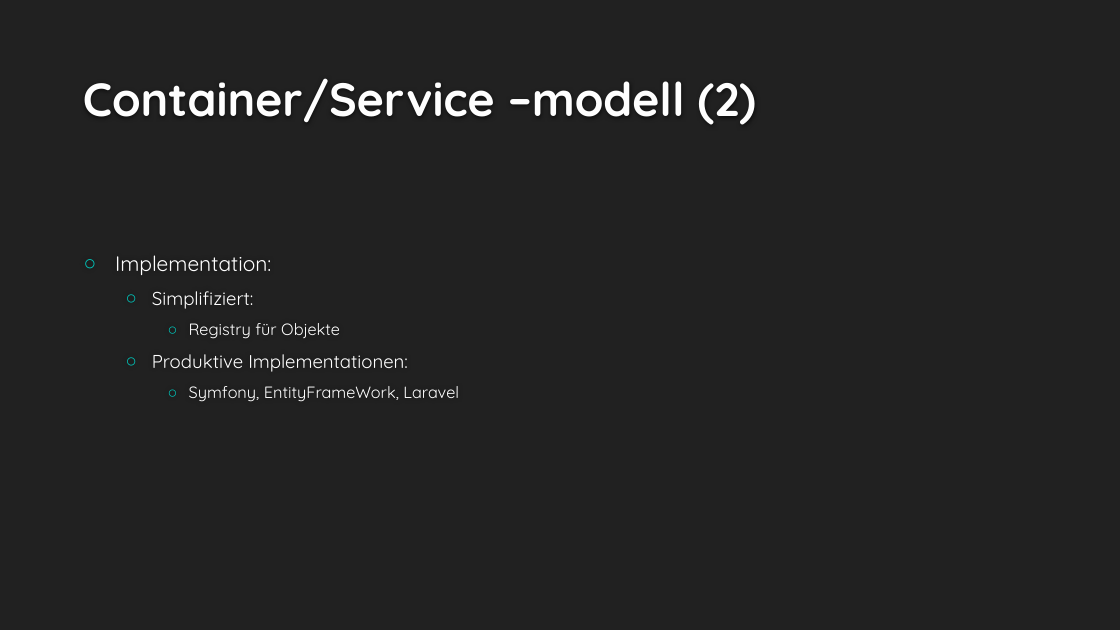
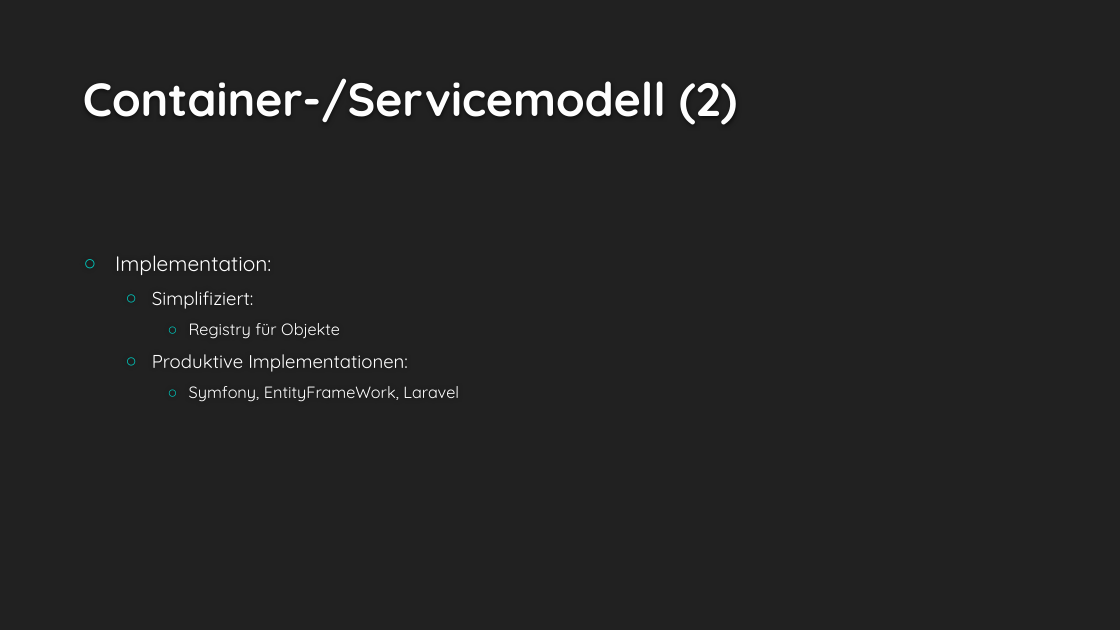
Before and after one commit to MarioCake/AS_Abgaben, a slide deck: slide 19 of Projekt/Präsentation/Cookie Clicker.pptx (slide 9 before the commit). Drawn at 1120x630 pixels with LibreOffice and Linux fonts; fonts in the diff are those of the drawing; background and template pictures are left out. Boxes give left, top, right and bottom in pixels: in the first picture for what was removed or moved away, otherwise in the second. Text is boxed around its words. In the diff, an @@ line names an element or a change of style, - is before the commit and + after.

```diff
--- a/Projekt/Präsentation/Cookie Clicker.pptx
+++ b/Projekt/Präsentation/Cookie Clicker.pptx
@@ title at <box>83,78,737,125</box>: text changed @@
-Container/Service –modell (2)
+Container-/Servicemodell (2)
```
Also in this commit, not shown: 4 other slides changed, 12 slides added.
